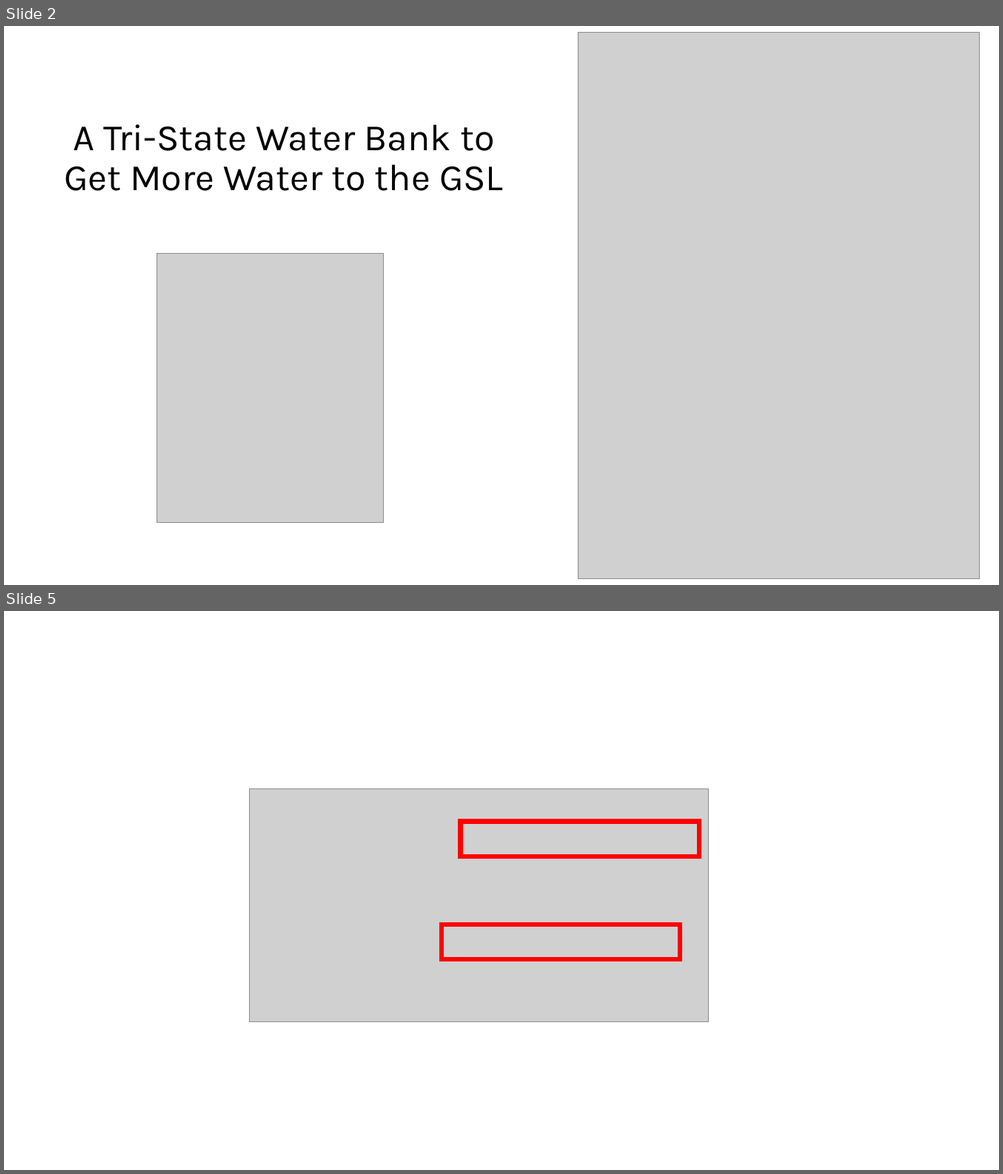
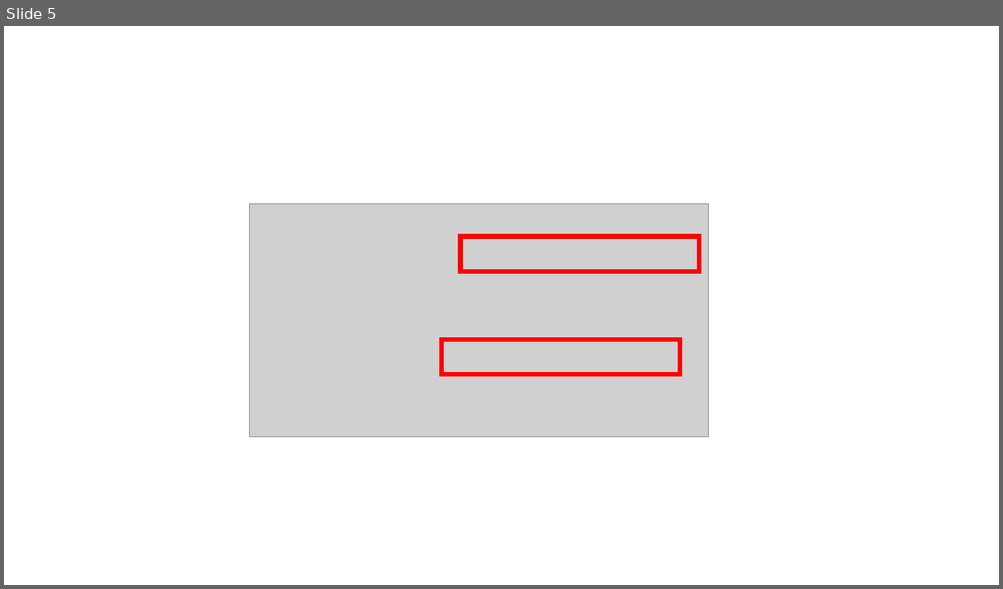
Before and after one commit to HaadiaBaig/BearRiverWaterBank, a slide deck: Session Guide/IntroPresentation.pptx. Shown one above the other, each under a label of ours: slides 2 and 5 before the commit, slide 5 after it; the slides between them are not shown. The pictures are 1003x1174 and 1003x589 pixels, drawn with LibreOffice and Linux fonts; fonts in the diff are those of the drawing; grey boxes stand for pictures. Boxes give left, top, right and bottom in pixels: in the first picture for what was removed or moved away, otherwise in the second. Text is boxed around its words. In the diff, an @@ line names an element or a change of style, - is before the commit and + after.

```diff
--- a/Session Guide/IntroPresentation.pptx
+++ b/Session Guide/IntroPresentation.pptx
@@ slide 2 removed at box(4, 26, 999, 585), background #FFFFFF @@
@@ picture removed at box(578, 32, 980, 580) @@
@@ title removed at box(64, 124, 503, 191) @@
-A Tri-State Water Bank to Get More Water to the GSL
@@ picture removed at box(157, 254, 384, 523) @@
```
Also in this commit, not shown: 3 slides changed, 1 slide added.
